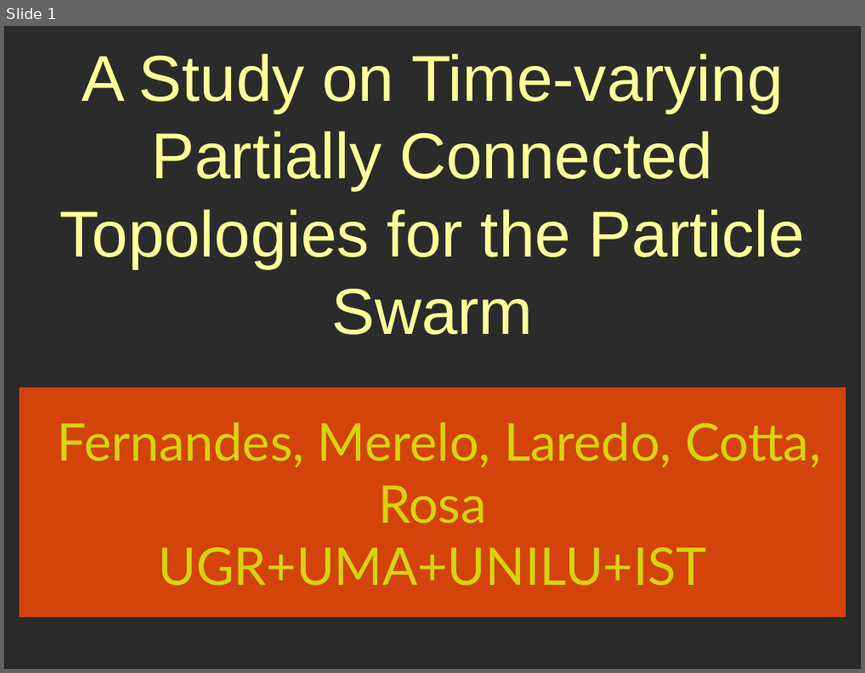
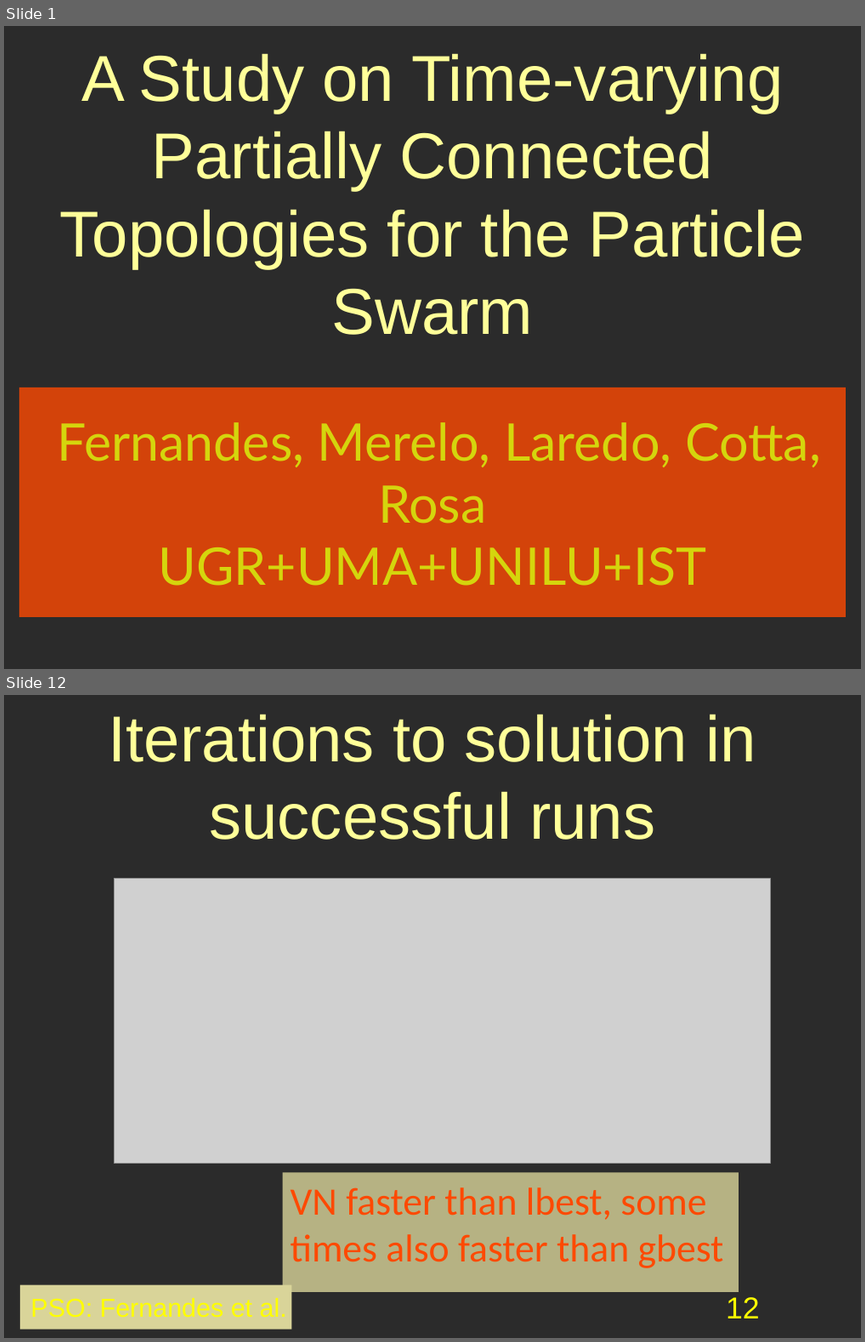
Before and after one commit to geneura/papers, a slide deck: 2013/CEC/PSO/pso-cec2013.odp. Shown one above the other, each under a label of ours: slide 1 before the commit, slides 1 and 12 after it; the slides between them are not shown. The pictures are 865x673 and 865x1342 pixels, drawn with LibreOffice and Linux fonts; fonts in the diff are those of the drawing; grey boxes stand for pictures; background and template pictures are left out; a plain dark background stands for a picture behind light text. Boxes give left, top, right and bottom in pixels: in the first picture for what was removed or moved away, otherwise in the second. Text is boxed around its words. In the diff, an @@ line names an element or a change of style, - is before the commit and + after.

```diff
--- a/2013/CEC/PSO/pso-cec2013.odp
+++ b/2013/CEC/PSO/pso-cec2013.odp
@@ slide 12 added at box(4, 695, 861, 1338), background picture (left out) @@
@@ title added at box(109, 714, 755, 839), 60 pt, text #FFFF99 @@
+Iterations to solution in successful runs
@@ picture added at box(114, 878, 770, 1163) @@
@@ rectangle added at box(282, 1173, 738, 1292), fill #D9D499 at 80% opacity, 36 pt, text #FE4902 @@
+VN faster than lbest, some times also faster than gbest
@@ rectangle added at box(20, 1284, 291, 1328), fill #D9D499, 24 pt, text #FFFF00 @@
+PSO: Fernandes et al.
@@ page number added at box(726, 1297, 760, 1318), 28 pt, text #FFFF00 @@
+12
```
Also in this commit, not shown: 5 slides changed, 11 other slides added.
